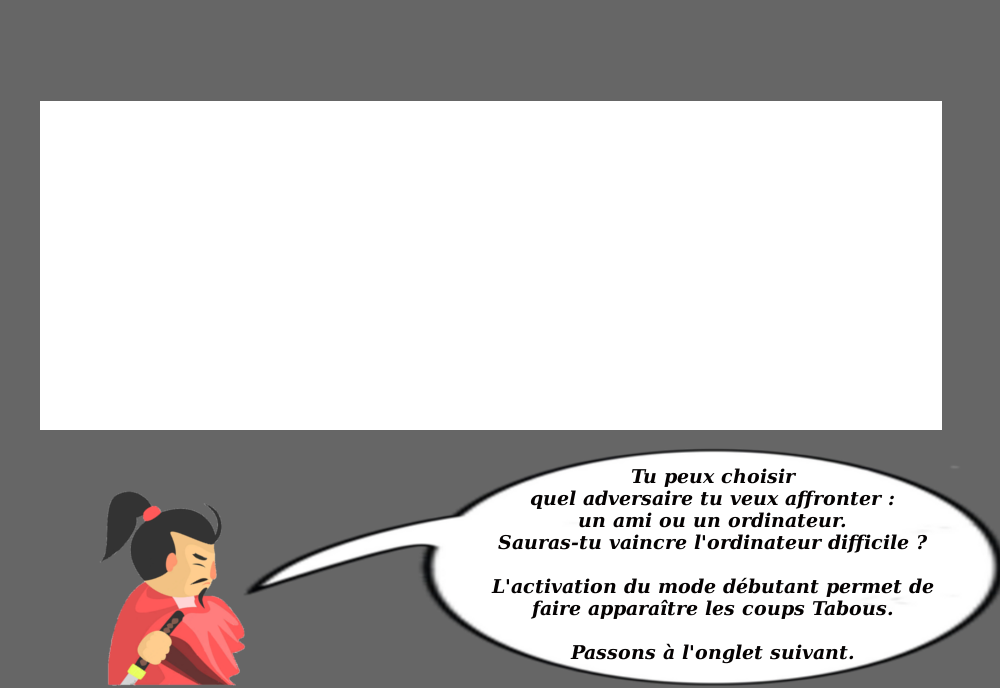
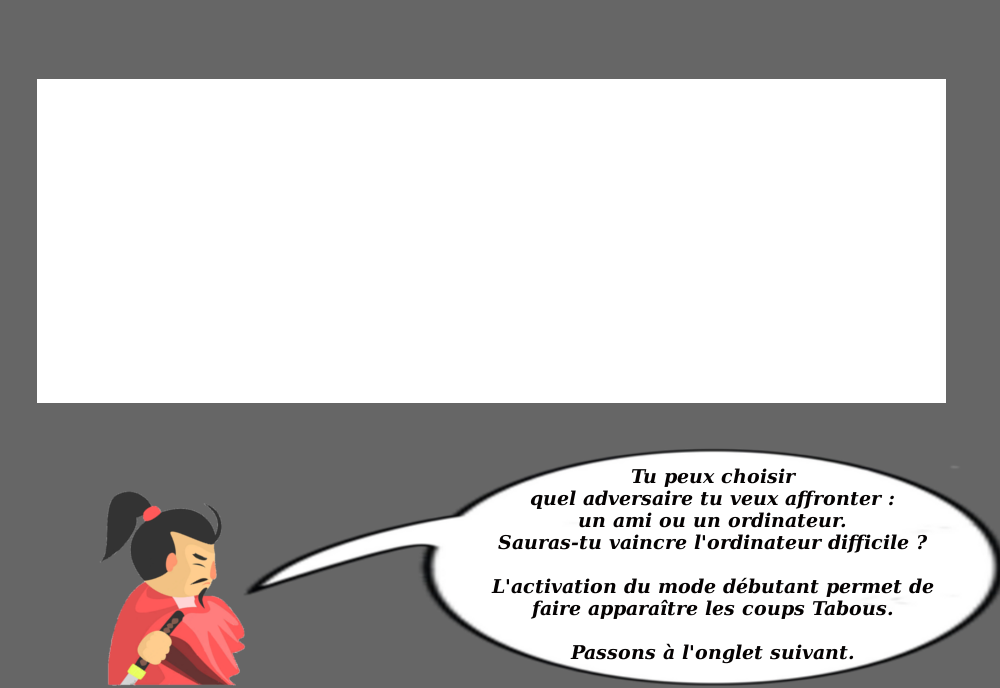
The second 1000×688 image is a revision of the first. Changes to its layers:
painted on "Calque #1" over <box>37,79,946,430</box>
